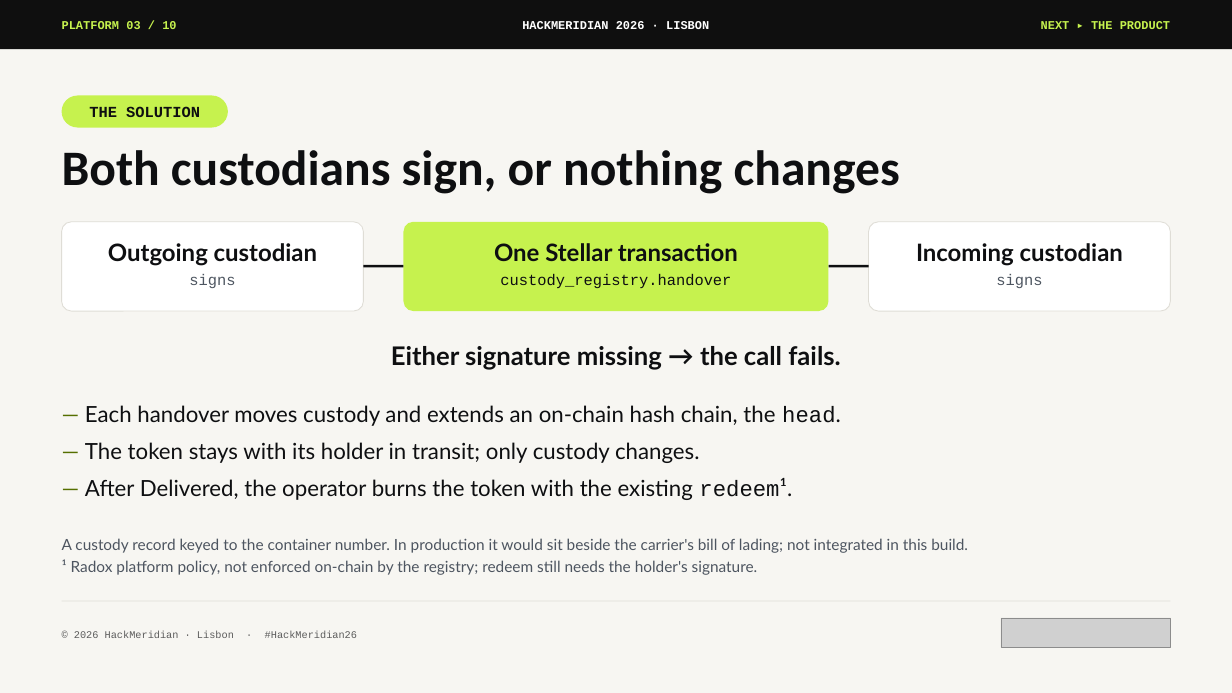
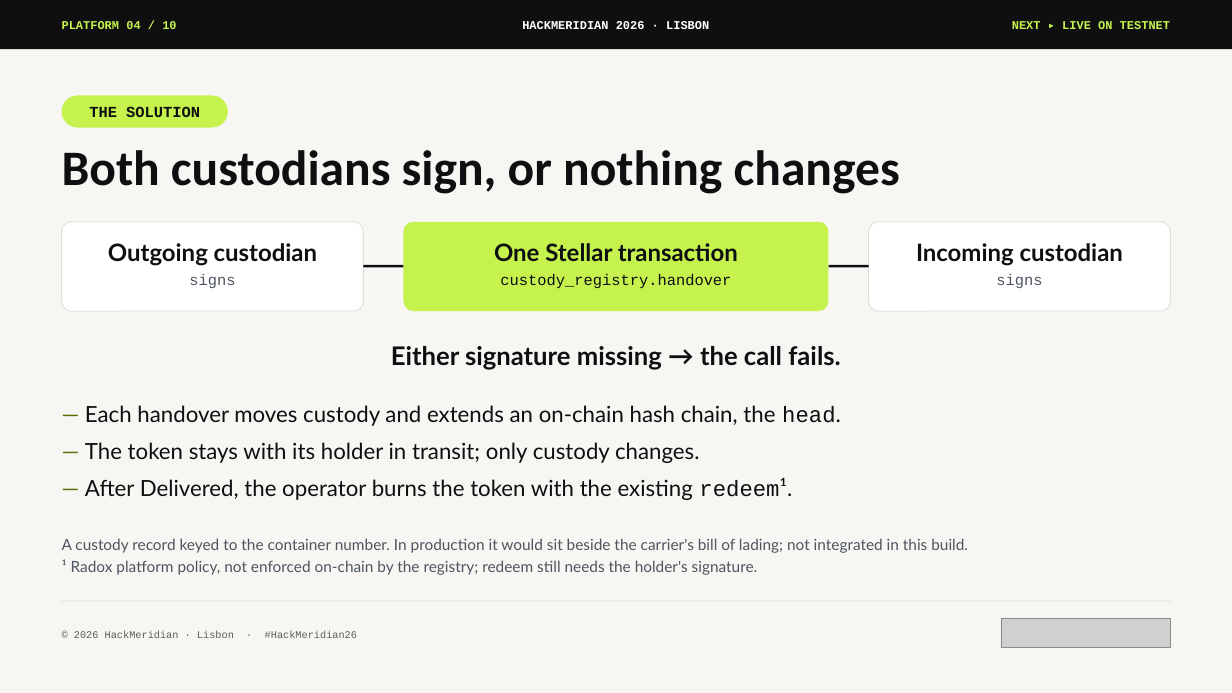
Before and after one commit to pwsaragossy/hackmeridian-cos, a slide deck: slide 4 of projects/hackmeridian-rail/deck/radox-custody-rail.pptx (slide 3 before the commit). Drawn at 1232x693 pixels with LibreOffice and Linux fonts; fonts in the diff are those of the drawing; grey boxes stand for pictures. Boxes give left, top, right and bottom in pixels: in the first picture for what was removed or moved away, otherwise in the second. Text is boxed around its words. In the diff, an @@ line names an element or a change of style, - is before the commit and + after.

```diff
--- a/projects/hackmeridian-rail/deck/radox-custody-rail.pptx
+++ b/projects/hackmeridian-rail/deck/radox-custody-rail.pptx
@@ text at (62, 21, 176, 29): text changed @@
-PLATFORM 03 / 10
+PLATFORM 04 / 10
@@ text at (1012, 21, 1170, 29): text changed @@
-NEXT ▸ THE PRODUCT
+NEXT ▸ LIVE ON TESTNET
```
Also in this commit, not shown: 2 other slides changed, 1 slide added, 1 slide removed, 4 other files.
